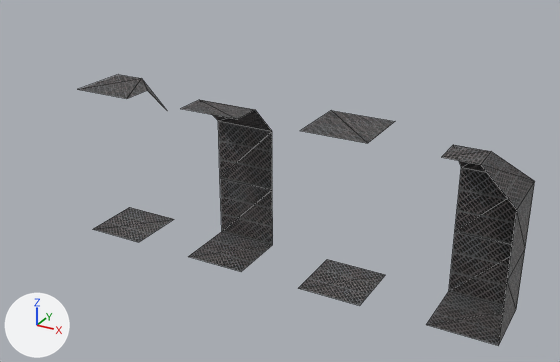
Renders of the glTF model Assets/models/tileset.glb from each side of a commit.
Rendered twice from a camera (50 mm lens) standing at (4.09, -9.42, 6.14) and looking at (-1.13, 0.09, 1.39). Every picture has the same lights, and +X, +Y and +Z are marked at lower left. Mesh edges are drawn as thin lines. Vertices at the same position are counted once.

Names of what the first picture shows: 'Wall', 'WallCorner', 'WallMiddle', 'WallMiddleCorner'.
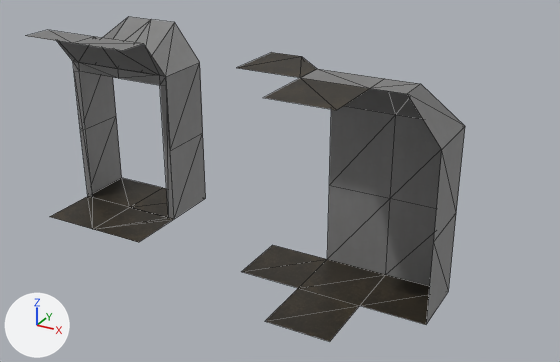
Changed parts and their boxes (x1, y1, x2, y2) in the pictures (560 x 362 px):
'WallCorner', surface changed, moved, rescaled (22% taller)
    before: (426, 145, 535, 346)
    after: (360, 79, 465, 325)
'Wall', surface changed, moved, rescaled (38% taller)
    before: (180, 100, 273, 272)
    after: (299, 69, 396, 306)
'Doorway', added
    after: (27, 17, 206, 242)
'WallMiddle', surface changed, moved, rescaled (11% wider, 35% taller)
    before: (299, 111, 395, 306)
    after: (263, 78, 370, 342)
'WallMiddleCorner', surface changed, moved, rescaled (6% narrower, 40% taller)
    before: (78, 74, 173, 242)
    after: (238, 52, 327, 288)

The edits, one by one:
Picture 'tileset' (img_tileset) is new.
Material 'Material.001' (mat_material_001) changes its picture from img_metal_grid_black to img_tileset.
me_plane_002 has 14 vertices, 16 faces and spans x -1.0..1.0, y -1.0..1.0, z 0.0..5.0.
me_plane_002 is used by ob_wallcorner; location (2.0, 0.0, 0.0); scale (0.5, 0.5, 0.5).
me_plane_002 part 1: texture (UV) coordinates of 16 of 16 faces, centred in x -0.67..1.0, y -0.67..1.0, z 0.0..5.0, changed; they spanned u 0.0..1.0, v 0.0..1.0 and now span u 0.0..1.0, v 0.5..1.0.
me_plane_003 has 8 vertices, 4 faces and spans x -1.0..1.0, y -1.0..1.0, z 0.0..5.0.
me_plane_003 is used by ob_wallmiddle; location (0.0, 0.0, 0.0); scale (0.5, 0.5, 0.5).
me_plane_003 part 4: texture (UV) coordinates of 4 of 4 faces, centred in x -0.33..0.33, y -0.33..0.33, z 0.0..5.0, changed; they spanned u 0.0..1.0, v 0.0..1.0 and now span u 0.5..1.0, v 0.5..1.0.
me_plane_004 has 12 vertices, 10 faces and spans x -1.0..1.0, y -1.0..1.0, z 0.0..5.0.
me_plane_004 is used by ob_wall; location (-2.0, 0.0, 0.0); scale (0.5, 0.5, 0.5).
me_plane_004 part 2: texture (UV) coordinates of 10 of 10 faces, centred in x -0.33..0.33, y -0.67..1.0, z 0.0..5.0, changed; they spanned u 0.0..1.0, v 0.0..1.0 and now span u 0.0..1.0, v 0.5..1.0.
me_plane_006 has 10 vertices, 6 faces and spans x -1.0..1.0, y -1.0..1.0, z 0.0..5.0.
me_plane_006 is used by ob_wallmiddlecorner; location (-4.0, 0.0, 0.0); scale (0.5, 0.5, 0.5).
me_plane_006 part 3: texture (UV) coordinates of 6 of 6 faces, centred in x -0.67..0.67, y -0.33..0.67, z 0.0..5.0, changed; they spanned u 0.0..1.0, v 0.0..1.0 and now span u 0.0..1.0, v 0.5..1.0.
Mesh me_plane_016 is new.
It has 46 vertices, 48 faces and spans x -1.0..3.0, y -1.0..3.0, z 0.0..5.0.
It uses material mat_material_001 (picture img_tileset).
Object 'WallCorner' (ob_wallcorner) moves from (2.0, 0.0, 0.0) to (1.0, 0.0, 0.0).
Object 'WallCorner' (ob_wallcorner) is rescaled from (0.5, 0.5, 0.5) to (0.5, 0.5, 0.65).
Object 'WallMiddle' (ob_wallmiddle) moves from (0.0, 0.0, 0.0) to (0.0, -1.0, 0.0).
Object 'WallMiddle' (ob_wallmiddle) is rescaled from (0.5, 0.5, 0.5) to (0.5, 0.5, 0.65).
Object 'Wall' (ob_wall) moves from (-2.0, 0.0, 0.0) to (0.0, 0.0, 0.0).
Object 'Wall' (ob_wall) is rescaled from (0.5, 0.5, 0.5) to (0.5, 0.5, 0.65).
Object 'WallMiddleCorner' (ob_wallmiddlecorner) moves from (-4.0, 0.0, 0.0) to (-1.0, 0.0, 0.0).
Object 'WallMiddleCorner' (ob_wallmiddlecorner) is rescaled from (0.5, 0.5, 0.5) to (0.5, 0.5, 0.65).
Object 'Doorway' (ob_doorway) is new; it shows me_plane_016.
Its location is (-4.0, 0.0, 0.0).
Its rotation in degrees is (180, 0, 0).
Its scale is (-0.5, -0.5, -0.65).
